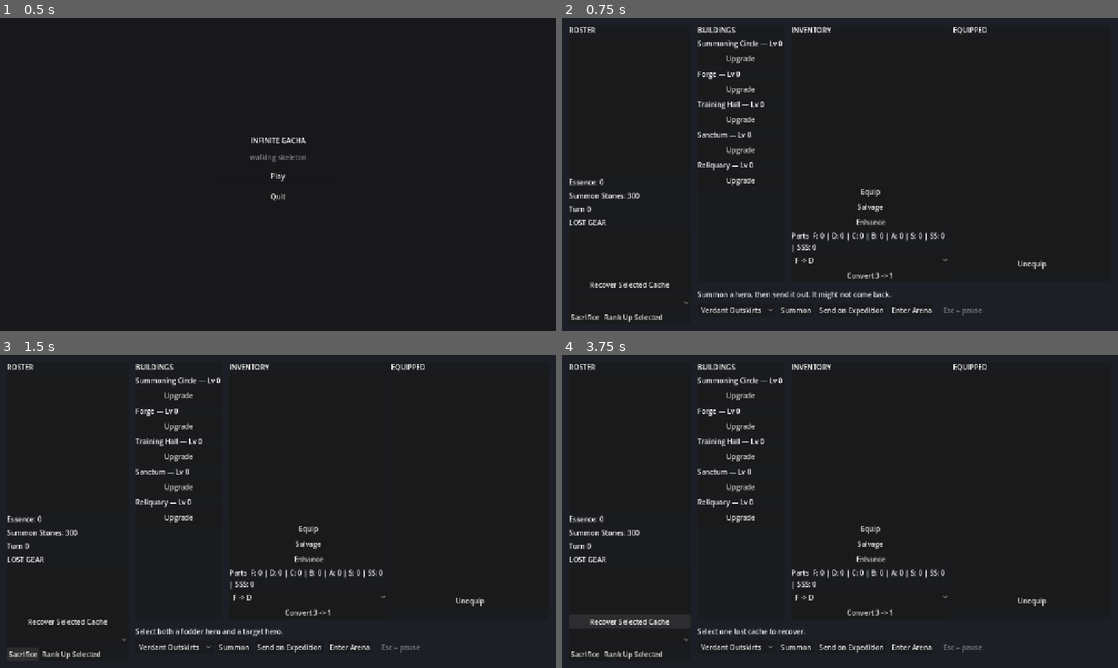
Above: before the commit, frames 1-4 (two rows, left to right).
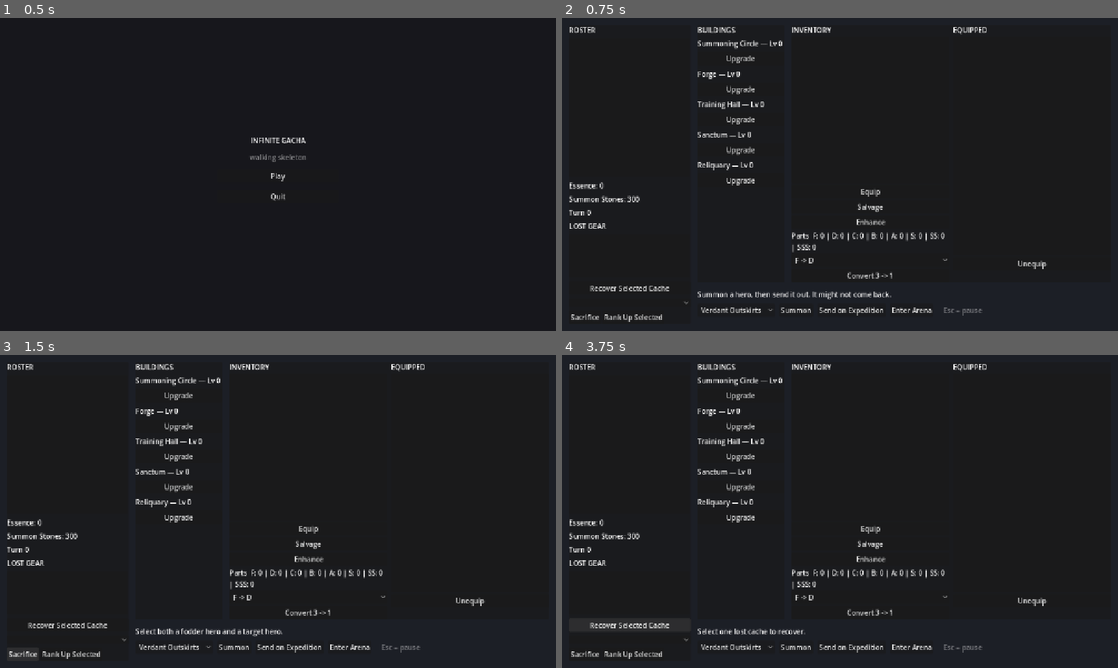
Above: after the commit, the same moments.

Repository: Joony117/Hearthbound
Game: Godot game, scene res://ui/main_menu.tscn
The game is run twice, just before and just after one commit, with the same random seed, the same clock (stepped at 60 frames per second) and the same inputs.
Inputs:
- Up to frame 1 (0.5 s): no input
- Up to frame 2 (0.75 s): click "Play" at 0.5 s
- Up to frame 3 (1.5 s): click "Sacrifice" at 1.25 s
- Up to frame 4 (3.75 s): click "Enter Arena" at 2 s; click "Enter Arena" at 2.75 s; click "Recover Selected Cache" at 3.5 s

Frame 1 is identical in both runs. In frame 2, 0.8% of the frame differs, in the area x 1-20%, y 51-88%; in frame 3, 0.8%; in frame 4, 0.9%.

Commit message:
feat: sacrifice reads the roster selection you already made
%FodderList was an ItemList with no minimum height sharing a VBox with a
list that takes all the slack, so it laid out at 280x0 px holding six
heroes: unclickable, and the reason P2-27's batch sacrifice had never
been reachable. Deleted it. Sacrifice now reads %RosterList, which was
already multi-select and already the operand for Expedition, Arena and
Recover.

8 insertions, 15 deletions. No new widget, no new state, no save key,
refusal wording byte-identical. Boundary 2, so verifier: pass on all
nine criteria.

Closes P2-29.

Co-Authored-By: Claude Opus 5 <noreply@anthropic.com>

Diff:
--- a/hub/hub.gd
+++ b/hub/hub.gd
@@ -9,7 +9,6 @@
 ]
 
 @onready var _roster_list: ItemList = %RosterList
-@onready var _fodder_list: ItemList = %FodderList
 @onready var _target_option: OptionButton = %TargetOption
 @onready var _essence: Label = %Essence
 @onready var _stones: Label = %Stones
@@ -74,12 +73,11 @@
 
 func _refresh_roster() -> void:
 	_refresh_hero_list(_roster_list)
-	_refresh_hero_list(_fodder_list)
 	_refresh_hero_option(_target_option)
 
 
-## Both multi-select hero lists rebuild the same way: re-select by identity after the clear, so a
-## hero that left the roster drops out of the selection instead of the row under it taking its place.
+## Re-select by identity after the clear, so a hero that left the roster drops out of the selection
+## instead of the row under it taking its place.
 func _refresh_hero_list(list: ItemList) -> void:
 	var selected_heroes: Array[Hero] = []
 	for selected_index: int in list.get_selected_items():
@@ -364,8 +362,8 @@
 
 func _on_sacrifice_pressed() -> void:
 	var fodders: Array[Hero] = []
-	for selected_index: int in _fodder_list.get_selected_items():
-		var fodder: Hero = _fodder_list.get_item_metadata(selected_index) as Hero
+	for selected_index: int in _roster_list.get_selected_items():
+		var fodder: Hero = _roster_list.get_item_metadata(selected_index) as Hero
 		if fodder != null:
 			fodders.append(fodder)
 	var target: Hero = _target_option.get_selected_metadata() as Hero if _target_option.selected >= 0 else null
--- a/hub/hub.tscn
+++ b/hub/hub.tscn
@@ -150,11 +150,6 @@
 [node name="Recover" type="Button" parent="UI/Root/RosterPanel/VBox"]
 layout_mode = 2
 text = "Recover Selected Cache"
-
-[node name="FodderList" type="ItemList" parent="UI/Root/RosterPanel/VBox"]
-unique_name_in_owner = true
-layout_mode = 2
-select_mode = 1
 
 [node name="TargetOption" type="OptionButton" parent="UI/Root/RosterPanel/VBox"]
 unique_name_in_owner = true
--- a/tests/unit/test_sanctum.gd
+++ b/tests/unit/test_sanctum.gd
@@ -17,14 +17,14 @@
 	assert_not_null(hub_scene)
 	var hub: Node3D = hub_scene.instantiate() as Node3D
 	add_child_autofree(hub)
-	var fodder_list: ItemList = hub.get_node("%FodderList") as ItemList
+	var roster_list: ItemList = hub.get_node("%RosterList") as ItemList
 	var target_option: OptionButton = hub.get_node("%TargetOption") as OptionButton
 	var sacrifice_button: Button = hub.get_node("UI/Root/RosterPanel/VBox/SacrificeButtons/Sacrifice") as Button
 	var confirm_dialog: ConfirmationDialog = hub.get_node("%ConfirmDialog") as ConfirmationDialog
 	var status: Label = hub.get_node("%Status") as Label
 	var essence_before: int = GameSession.essence
 
-	fodder_list.select(0)
+	roster_list.select(0)
 	target_option.select(1)
 	sacrifice_button.pressed.emit()
 
@@ -51,7 +51,7 @@
 	var hub_scene: PackedScene = load("res://hub/hub.tscn") as PackedScene
 	var hub: Node3D = hub_scene.instantiate() as Node3D
 	add_child_autofree(hub)
-	var fodder_list: ItemList = hub.get_node("%FodderList") as ItemList
+	var roster_list: ItemList = hub.get_node("%RosterList") as ItemList
 	var target_option: OptionButton = hub.get_node("%TargetOption") as OptionButton
 	var sacrifice_button: Button = hub.get_node("UI/Root/RosterPanel/VBox/SacrificeButtons/Sacrifice") as Button
 	var confirm_dialog: ConfirmationDialog = hub.get_node("%ConfirmDialog") as ConfirmationDialog
@@ -59,7 +59,7 @@
 	var essence_before: int = GameSession.essence
 
 	for fodder_index: int in range(1, 4):
-		fodder_list.select(fodder_index, false)
+		roster_list.select(fodder_index, false)
 	target_option.select(0)
 	sacrifice_button.pressed.emit()
 
Not shown, changed: docs/KNOWN_ISSUES.md
Not shown, changed: docs/TASKS-DONE.md
Not shown, changed: docs/TASKS.md
